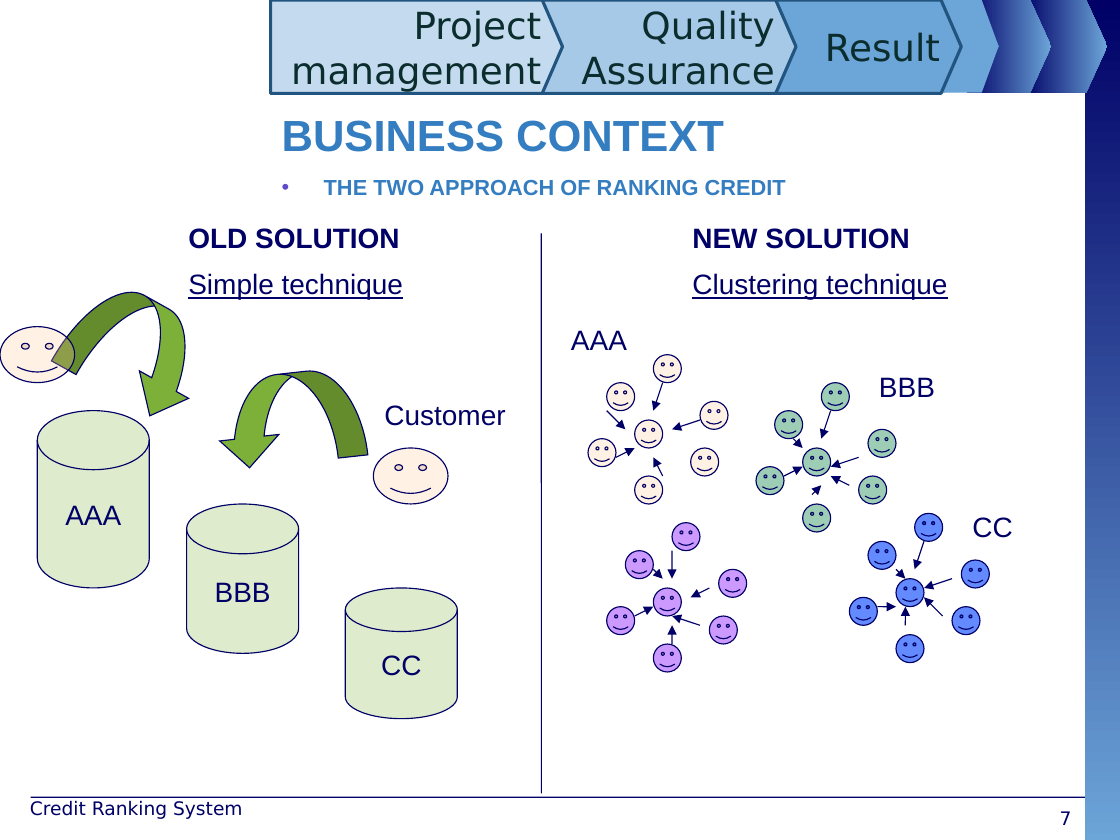
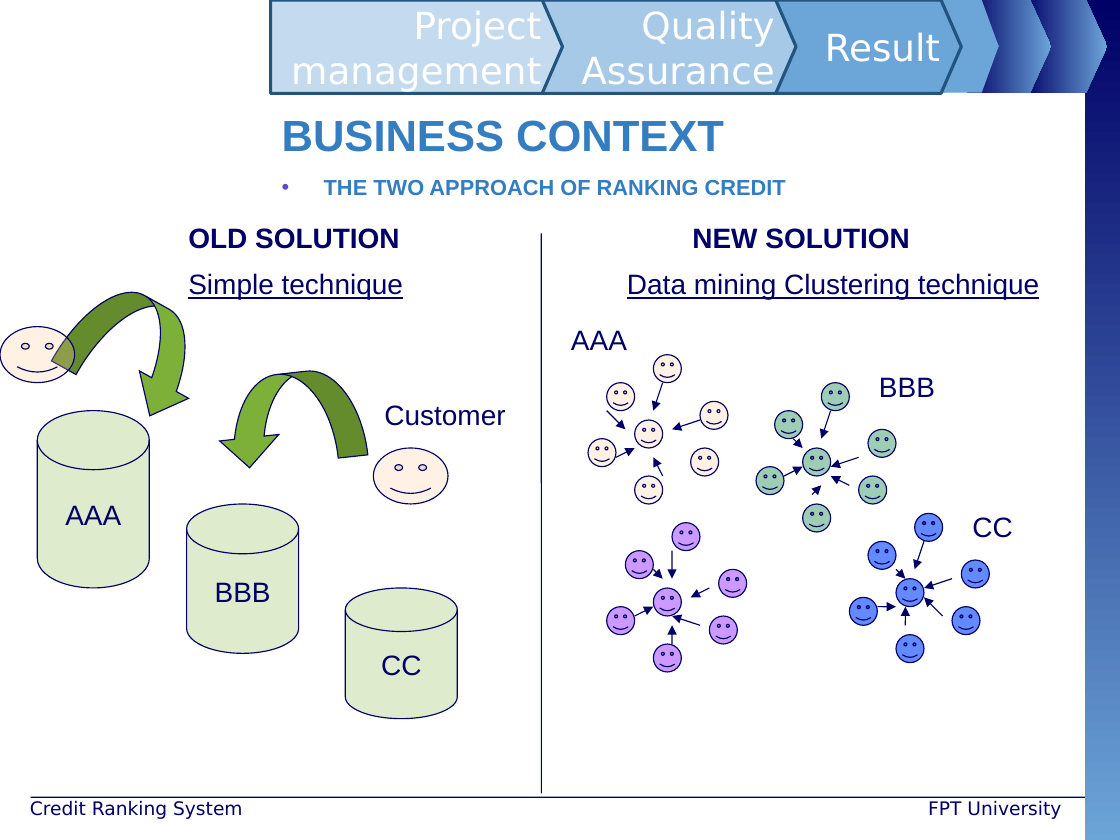
Before and after one commit to maily89/fbdm, a slide deck: slide 7 of Deliverables/FBD - slide.pptx. Drawn at 1120x840 pixels with LibreOffice and Linux fonts; fonts in the diff are those of the drawing; background and template pictures are left out. Boxes give left, top, right and bottom in pixels: in the first picture for what was removed or moved away, otherwise in the second. Text is boxed around its words. In the diff, an @@ line names an element or a change of style, - is before the commit and + after.

```diff
--- a/Deliverables/FBD - slide.pptx
+++ b/Deliverables/FBD - slide.pptx
@@ text colour #0C2D2E to #FFFFFF in 3 elements at <box>660,0,961,93</box>, <box>494,0,795,93</box>, <box>271,0,563,93</box> @@
@@ text at <box>627,273,1039,300</box>: text changed @@
-Clustering technique
+Data mining Clustering technique
@@ text added at <box>928,800,1061,819</box>, 12 pt, text #000066 @@
+FPT University
@@ page number removed at <box>1060,811,1072,825</box> @@
-7
```
Also in this commit, not shown: 44 other slides changed, 1 slide added, 1 slide removed.
